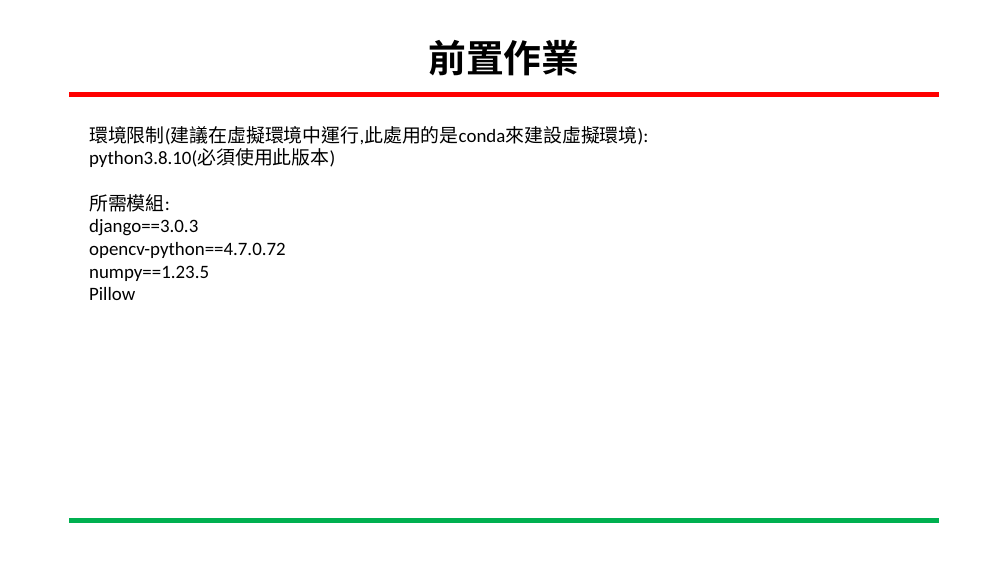
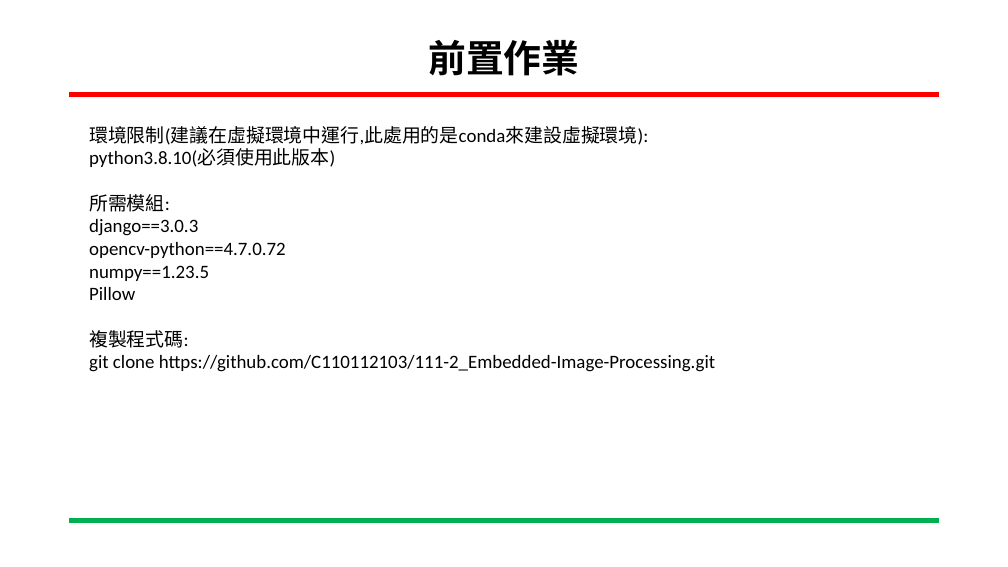
Before and after one commit to C110112103/111-2_Embedded-Image-Processing, a slide deck: slide 2 of zebrafish_detect_ppt/zebrafish_website_code/如何開啟網站.pptx. Drawn at 1008x567 pixels with LibreOffice and Linux fonts; fonts in the diff are those of the drawing; background and template pictures are left out. Boxes give left, top, right and bottom in pixels: in the first picture for what was removed or moved away, otherwise in the second. Text is boxed around its words. In the diff, an @@ line names an element or a change of style, - is before the commit and + after.

```diff
--- a/zebrafish_detect_ppt/zebrafish_website_code/如何開啟網站.pptx
+++ b/zebrafish_detect_ppt/zebrafish_website_code/如何開啟網站.pptx
@@ text at [89, 330, 715, 372]: paragraphs added @@
+複製程式碼:
+git clone https://github.com/C110112103/111-2_Embedded-Image-Processing.git
```
Also in this commit, not shown: 1 other slide changed, 2 slides added.
